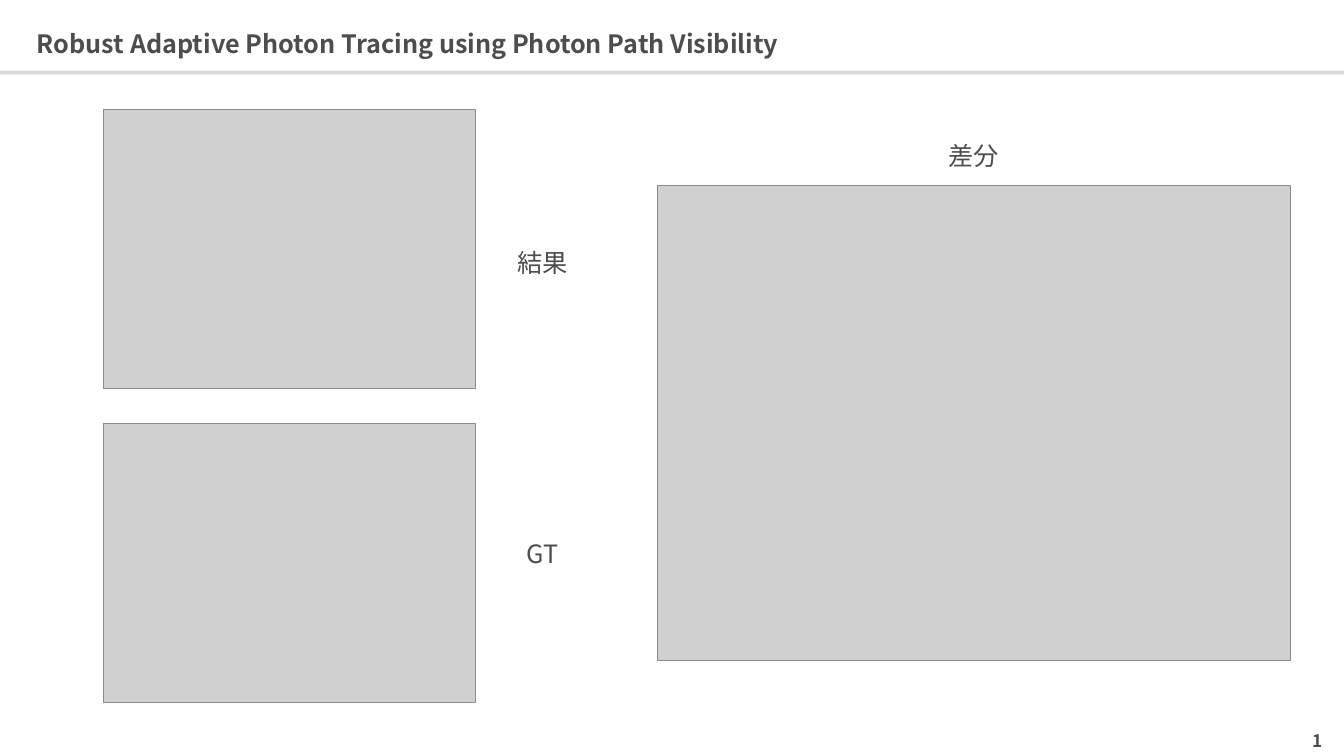
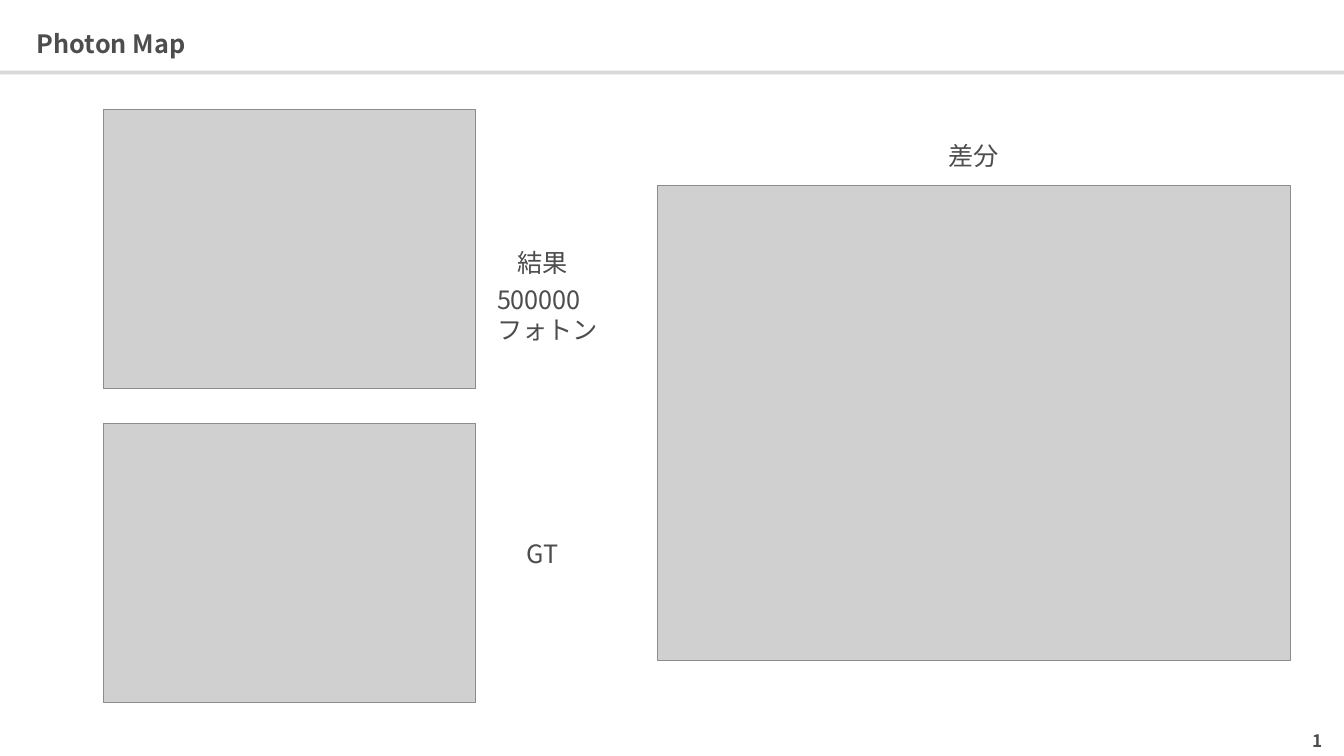
Before and after one commit to 0V/survey-paper-rendering, a slide deck: slide 2 of ppts/photonmapping/A Practical Guide to Global Illumination using Photon Maps.pptx. Drawn at 1344x756 pixels with LibreOffice and Linux fonts; fonts in the diff are those of the drawing; grey boxes stand for pictures. Boxes give left, top, right and bottom in pixels: in the first picture for what was removed or moved away, otherwise in the second. Text is boxed around its words. In the diff, an @@ line names an element or a change of style, - is before the commit and + after.

```diff
--- a/ppts/photonmapping/A Practical Guide to Global Illumination using Photon Maps.pptx
+++ b/ppts/photonmapping/A Practical Guide to Global Illumination using Photon Maps.pptx
@@ title at bbox=[37, 33, 186, 59]: text changed @@
-Robust Adaptive Photon Tracing using Photon Path Visibility
+Photon Map
@@ text added at bbox=[497, 290, 598, 341], 18 pt, text #4D4D4D @@
+500000
+フォトン
```
Also in this commit, not shown: 1 slide added, 4 other files.
